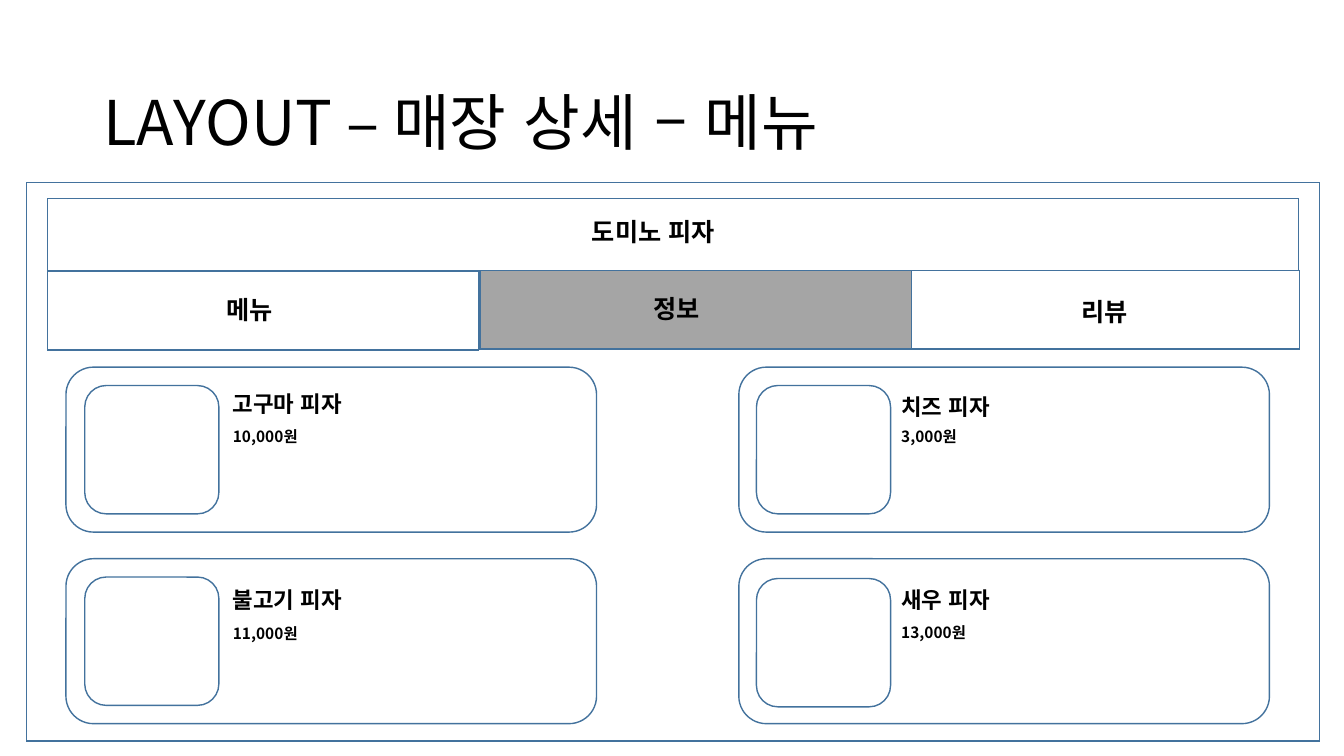
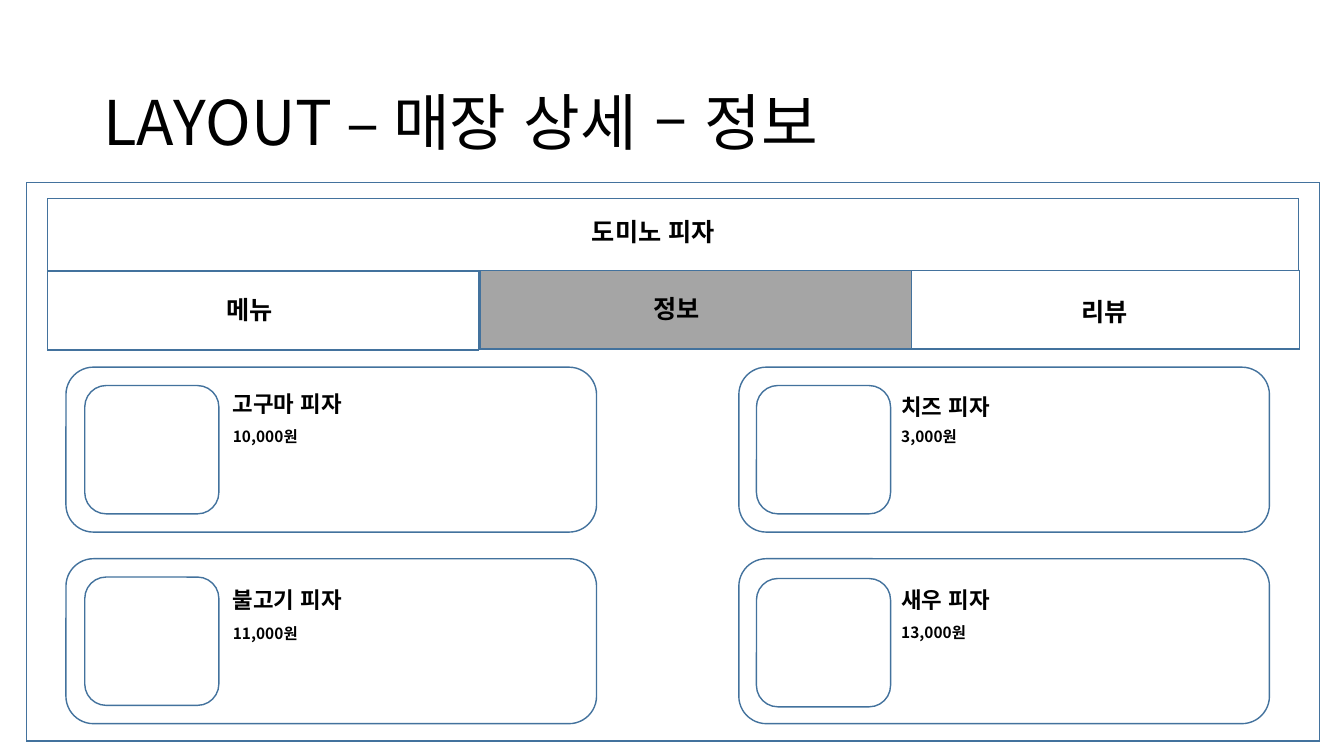
Before and after one commit to Camelllia/BaeminApplication, a slide deck: slide 15 of 202131205_김승진_실무게임프로그래밍_기획서.pptx (slide 14 before the commit). Drawn at 1344x756 pixels with LibreOffice and Linux fonts; fonts in the diff are those of the drawing. Boxes give left, top, right and bottom in pixels: in the first picture for what was removed or moved away, otherwise in the second. Text is boxed around its words. In the diff, an @@ line names an element or a change of style, - is before the commit and + after.

```diff
--- a/202131205_김승진_실무게임프로그래밍_기획서.pptx
+++ b/202131205_김승진_실무게임프로그래밍_기획서.pptx
@@ title at box(103, 94, 818, 150): text changed @@
-LAYOUT – 매장 상세 – 메뉴
+LAYOUT – 매장 상세 – 정보
```
Also in this commit, not shown: 8 other slides changed, 5 slides added, 3 slides removed, 12 other files.
